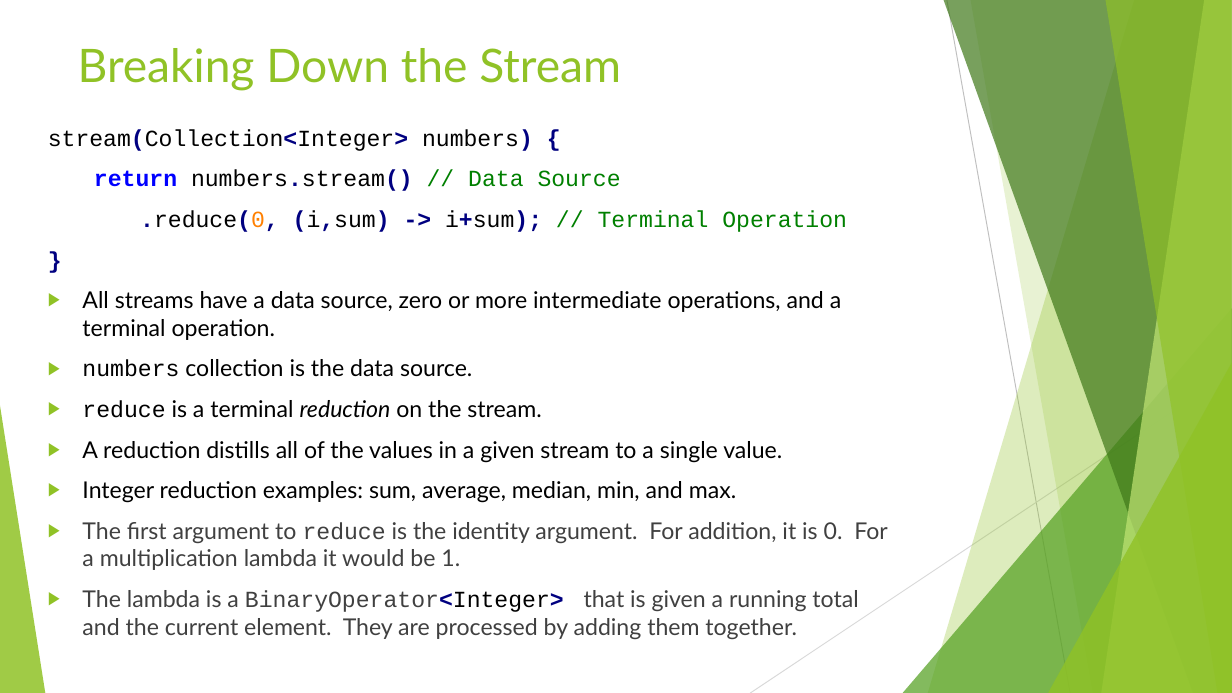
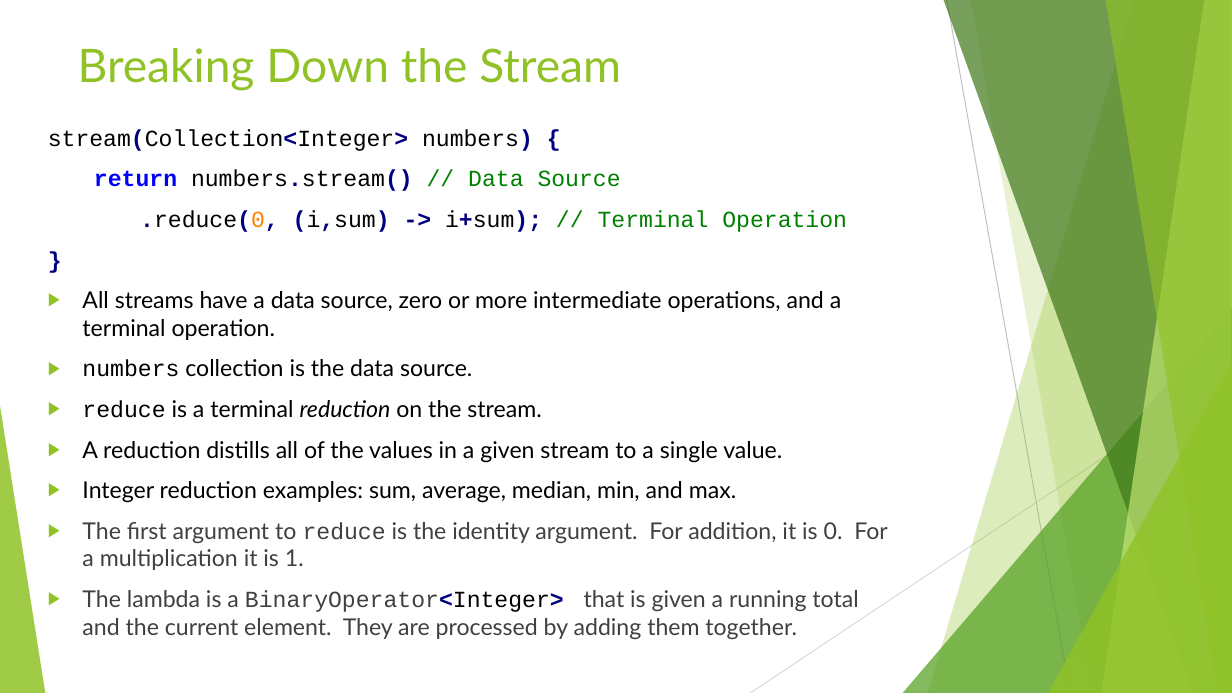
Before and after one commit to RichardRoda/2017-CodePaLOUsa-Lambda, a slide deck: slide 19 of Learning to Love the Lambda in the Stream.pptx (slide 18 before the commit). Drawn at 1232x693 pixels with LibreOffice and Linux fonts; fonts in the diff are those of the drawing. Boxes give left, top, right and bottom in pixels: in the first picture for what was removed or moved away, otherwise in the second. Text is boxed around its words. In the diff, an @@ line names an element or a change of style, - is before the commit and + after.

Commit message:
Various changes - Add unit testing strategies: builder pattern to add intermediate operation to stream, or decorator to decorate functional lambdas with testing logic.  Add slide about method references.

```diff
--- a/Learning to Love the Lambda in the Stream.pptx
+++ b/Learning to Love the Lambda in the Stream.pptx
@@ text at (82,522,888,570): text changed @@
-▶ The first argument to reduce is the identity argument. For addition, it is 0. For a multiplication lambda it would be 1.
+▶ The first argument to reduce is the identity argument. For addition, it is 0. For a multiplication it is 1.
```
Also in this commit, not shown: 11 other slides changed, 10 slides added, 5 other files.
